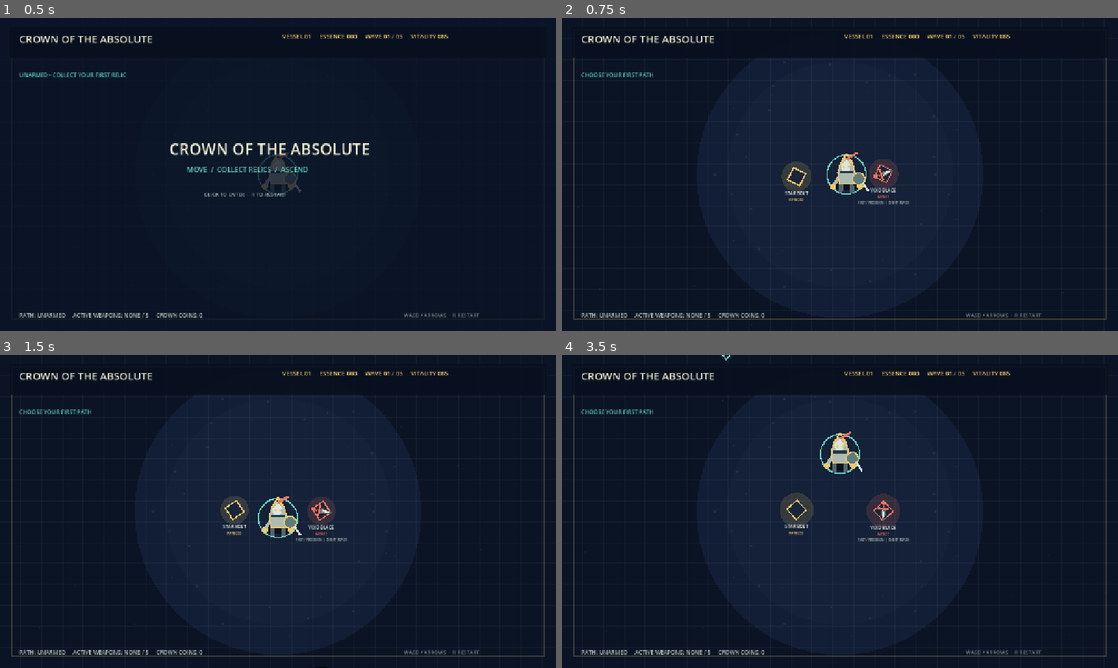
Above: before the commit, frames 1-4 (two rows, left to right).
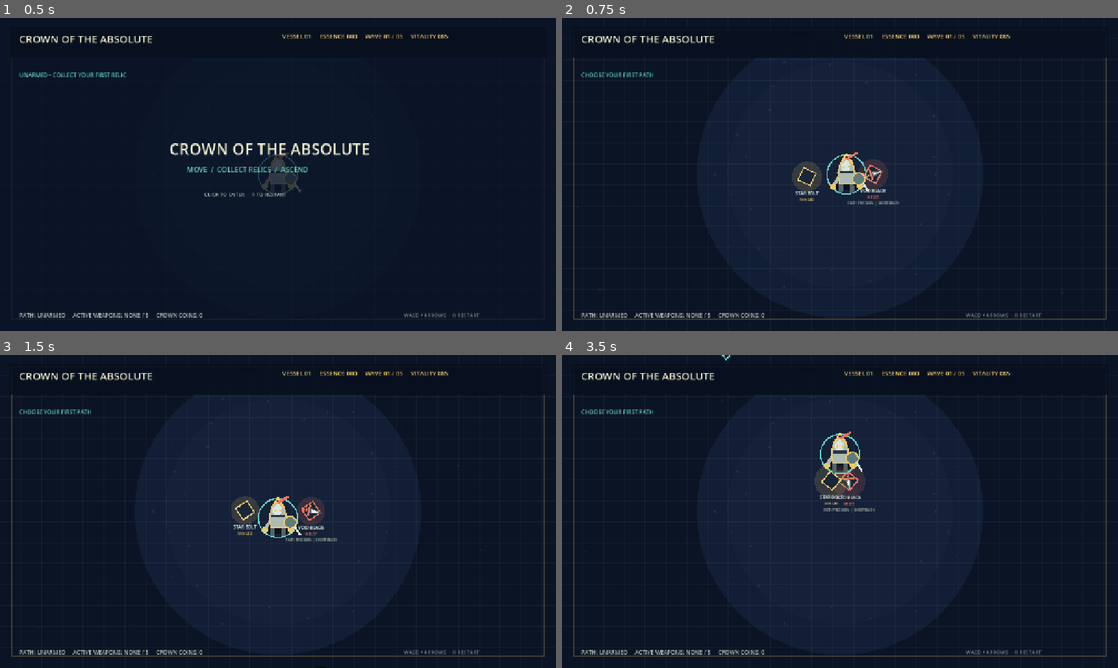
Above: after the commit, the same moments.

Repository: domaki7/new-project
Game: Godot game, scene res://main.tscn
Same seed, same stepped clock (60 frames per second), same inputs: the game is played once before the commit and once after it.
Inputs (mouse positions are in pixels of both pictures, inside the frame that each line leads up to):
- Up to frame 1 (0.5 s): no input
- Up to frame 2 (0.75 s): tap Enter at 0.5 s; move the mouse to (962, 158) at 0.52 s; hold D from 0.53 s (still down); tap R at 0.6 s; click (962, 158) at 0.67 s
- Up to frame 3 (1.5 s): tap Space at 1.25 s; move the mouse to (166, 527) at 1.27 s; release D at 1.28 s; hold S from 1.28 s (still down); tap R at 1.35 s
- Up to frame 4 (3.5 s): move the mouse to (895, 442) at 2.02 s; release S at 2.03 s; hold D 2.03-2.78 s; tap R at 2.1, 2.85 s; tap Enter at 2.75 s; move the mouse to (812, 574) at 2.77 s; hold W from 2.78 s (still down); click (812, 574) at 2.92 s

Frame 1 is identical in both runs. In frame 2, 1.2% of the frame differs, in the area x 39-63%, y 45-60%; in frame 3, 1.2%; in frame 4, 1.9%, in the area x 39-63%, y 35-60%.
Error before the commit: Invalid access to property or key 'strength' on a base object of type 'Dictionary'. (res://main.gd:729)
Error after the commit: Invalid access to property or key 'strength' on a base object of type 'Dictionary'. (res://main.gd:733)

Commit message:
Add magnetic relic collection

Diff:
--- a/godot/main.gd
+++ b/godot/main.gd
@@ -259,6 +259,10 @@
 func collect_pickups() -> void:
     for pickup in pickups.duplicate():
         pickup.life -= get_process_delta_time()
+        var pickup_distance: float = player.position.distance_to(pickup.position)
+        var magnet_radius: float = 110.0 + meta_range * 12.0
+        if pickup_distance < magnet_radius and pickup_distance > 42.0:
+            pickup.position = pickup.position.move_toward(player.position, (180.0 + meta_range * 20.0) * get_process_delta_time())
         if player.position.distance_to(pickup.position) < 40.0 + meta_range * 12.0:
             var id: String = pickup.name
             if WEAPONS.has(id):
